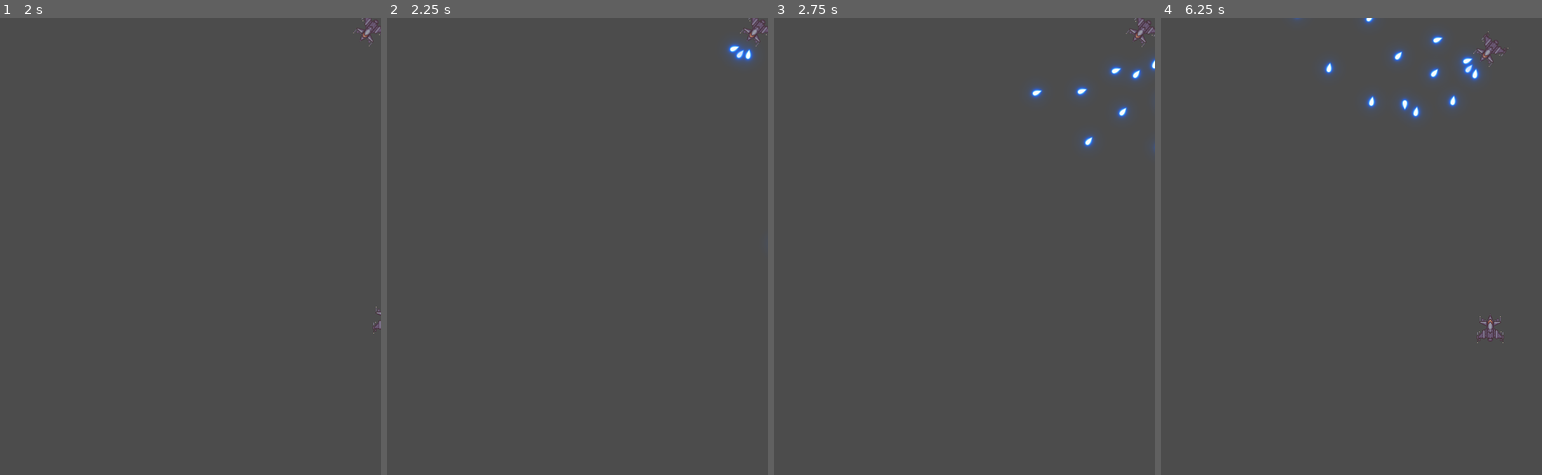
Above: before the commit, frames 1-4 (left to right).
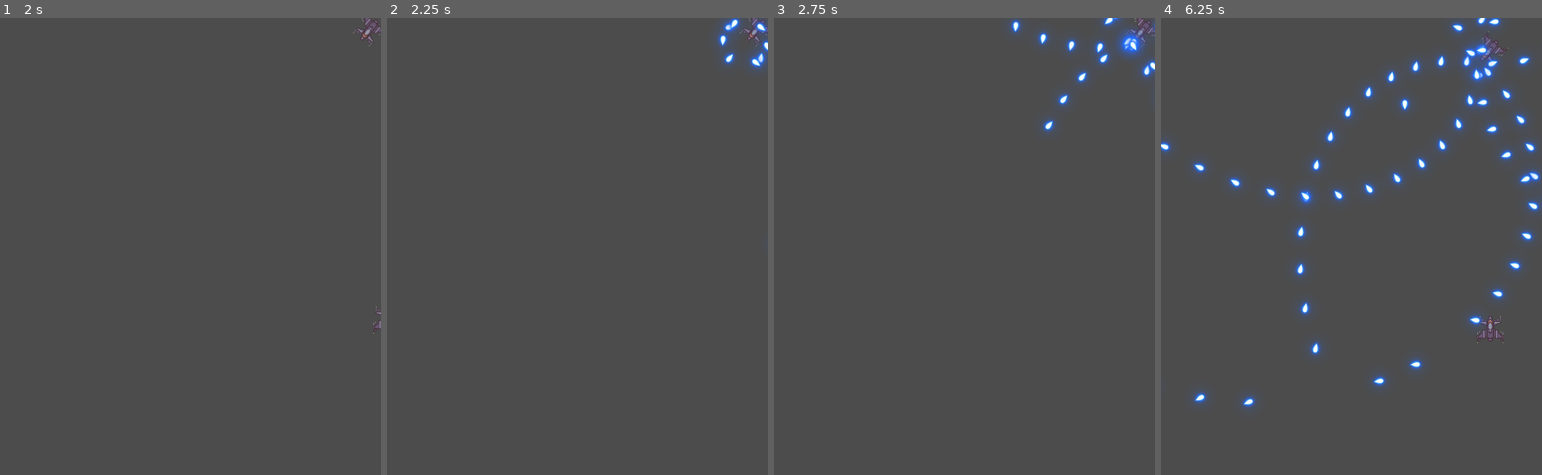
Above: after the commit, the same moments.

Repository: bondrewd0/Pv3-Final
Game: Godot game, scene res://Scenes/TestLevel.tscn
Same seed, same stepped clock (60 frames per second), same inputs: the game is played once before the commit and once after it.
Inputs (mouse positions are in pixels of both pictures, inside the frame that each line leads up to):
- Up to frame 1 (2 s): tap Enter at 0.5 s; move the mouse to (274, 223) at 0.52 s; press the mouse at (274, 223) at 0.53 s; hold D (Right) 0.53-1.28 s; move the mouse to (114, 269) at 1.27 s; release the mouse at (114, 269) at 1.28 s; hold S (Down) from 1.28 s (still down); click (114, 269) at 1.35 s
- Up to frame 2 (2.25 s): tap Space at 2 s; move the mouse to (615, 145) at 2.02 s; release S (Down) at 2.03 s; press the mouse at (615, 145) at 2.03 s; hold D (Right) from 2.03 s (still down)
- Up to frame 3 (2.75 s): keep holding D (Right)
- Up to frame 4 (6.25 s): move the mouse to (1332, 337) at 2.77 s; release D (Right) at 2.78 s; release the mouse at (1332, 337) at 2.78 s; hold W (Up) 2.78-3.53 s; click (1332, 337) at 2.85 s; move the mouse to (1465, 315) at 3.52 s; press the mouse at (1465, 315) at 3.53 s; hold A (Left) 3.53-5.03 s; move the mouse to (1237, 177) at 4.27 s; release the mouse at (1237, 177) at 4.28 s; click (1237, 177) at 4.35 s; move the mouse to (1370, 246) at 5.02 s; press the mouse at (1370, 246) at 5.03 s; hold S (Down) 5.03-5.78 s; move the mouse to (1294, 132) at 5.77 s; release the mouse at (1294, 132) at 5.78 s; hold D (Right) from 5.78 s (still down); click (1294, 132) at 5.85 s

Frame 1 is identical in both runs. In frame 2, 0.8% of the frame differs, in the area x 86-100%, y 0-12%; in frame 3, 1.9%; in frame 4, 5.4%, in the area x 0-100%, y 0-86%.

Commit message:
flower pattern

Diff:
--- a/Scenes/Enemy.tscn
+++ b/Scenes/Enemy.tscn
@@ -19,10 +19,6 @@
 [node name="Fire" type="Timer" parent="."]
 wait_time = 1.5
 
-[node name="TargetDir" type="Position2D" parent="."]
-position = Vector2( 0, -50 )
-rotation = 3.14159
-
 [node name="StateChanger" type="Timer" parent="."]
 wait_time = 1.5
 autostart = true
@@ -36,7 +32,5 @@
 
 [node name="Movement" type="Tween" parent="."]
 
-[node name="VisibilityNotifier2D" type="VisibilityNotifier2D" parent="."]
-
 [connection signal="timeout" from="Fire" to="." method="_on_Fire_timeout"]
 [connection signal="timeout" from="StateChanger" to="." method="_on_StateChanger_timeout"]
--- a/Scripts/Bullet.gd
+++ b/Scripts/Bullet.gd
@@ -17,11 +17,12 @@
 	self.position+=dir*speed*delta
 	if($RayCast2D.is_colliding()):
 		var collid=$RayCast2D.get_collider()
-		if(collid.type=='Enemy' && type=='PlayerBullet'):
-			collid._destroy()
-			queue_free()
-		if(type=='EnemyBullet' && collid.type=='Player'):
-			queue_free()
+		if collid!=null:
+			if(collid.type=='Enemy' && type=='PlayerBullet'):
+				collid._destroy()
+				queue_free()
+			if(type=='EnemyBullet' && collid.type=='Player'):
+				queue_free()
 
 
 
--- a/Scripts/Enemy.gd
+++ b/Scripts/Enemy.gd
@@ -8,7 +8,6 @@
 onready var changeState=$StateChanger
 onready var fireRef=$Fire
 onready var playerRef=get_parent().get_node('Player')
-onready var targetRef=$TargetDir
 onready var tween=$Movement
 var bulletScene=preload("res://Scenes/Bullet.tscn")
 
@@ -20,11 +19,20 @@
 var moreRefPoints=[
 	Position2D.new(),
 	Position2D.new(),
+	Position2D.new(),
+	Position2D.new()
+]
+var reverseRefPoints=[
+	Position2D.new(),
+	Position2D.new(),
+	Position2D.new(),
 	Position2D.new()
 ]
 var rotatorRef= Node2D.new()
+var reverseRotator=Node2D.new()
 # Called when the node enters the scene tree for the first time.
 func _ready():
+	print(attackType)
 	moreRefPoints[0].position=Vector2(0,-50)
 	fireRef.start(fireRate)
 	match attackType:
@@ -42,6 +50,25 @@
 			moreRefPoints[2].position=Vector2(-40,-50)
 			rotatorRef.add_child(moreRefPoints[2])
 			tween.interpolate_property(self,'position',position,finalPos,10,Tween.TRANS_CIRC,Tween.EASE_IN)
+		4:
+			add_child(reverseRotator)
+			add_child(rotatorRef)
+			rotatorRef.add_child(moreRefPoints[0])
+			moreRefPoints[1].position=Vector2(50,0)
+			rotatorRef.add_child(moreRefPoints[1])
+			moreRefPoints[2].position=Vector2(-50,0)
+			rotatorRef.add_child(moreRefPoints[2])
+			moreRefPoints[3].position=Vector2(0,50)
+			rotatorRef.add_child(moreRefPoints[3])
+			reverseRefPoints[0].position=Vector2(50,-25)
+			reverseRotator.add_child(reverseRefPoints[0])
+			reverseRefPoints[1].position=Vector2(50,25)
+			reverseRotator.add_child(reverseRefPoints[1])
+			reverseRefPoints[2].position=Vector2(-50,25)
+			reverseRotator.add_child(reverseRefPoints[2])
+			reverseRefPoints[3].position=Vector2(-50,-25)
+			reverseRotator.add_child(reverseRefPoints[3])
+			tween.interpolate_property(self,'position',position,finalPos,10,Tween.TRANS_CIRC,Tween.EASE_IN)
 	tween.start()
 
 # Called every frame. 'delta' is the elapsed time since the previous frame.
@@ -52,7 +79,7 @@
 			_fan_Rotation()
 		1:
 			_lockOn_Player()
-		3:
+		3,4:
 			_rotate_RefPoints()
 	_out_Of_View()
 
@@ -88,13 +115,49 @@
 	bulletIns3.type='EnemyBullet'
 	bulletIns3.speed=300
 	get_parent().add_child(bulletIns3)
-
+	if(attackType==4):
+		var bulletIns4=bulletScene.instance()
+		bulletIns4.position=bulletSpwan.global_position
+		bulletIns4.rotation=rotatorRef.rotation
+		bulletIns4.dir=Vector2(reverseRefPoints[0].global_position.x-self.global_position.x,reverseRefPoints[0].global_position.y-self.global_position.y).normalized()
+		bulletIns4.type='EnemyBullet'
+		bulletIns4.speed=300
+		get_parent().add_child(bulletIns4)
+		var bulletIns5=bulletScene.instance()
+		bulletIns5.position=bulletSpwan.global_position
+		bulletIns5.rotation=rotatorRef.rotation-1
+		bulletIns5.dir=Vector2(moreRefPoints[3].global_position.x-self.global_position.x,moreRefPoints[3].global_position.y-self.global_position.y).normalized()
+		bulletIns5.type='EnemyBullet'
+		bulletIns5.speed=300
+		get_parent().add_child(bulletIns5)
+		var bulletIns6=bulletScene.instance()
+		bulletIns6.position=bulletSpwan.global_position
+		bulletIns6.rotation=rotatorRef.rotation+0.5
+		bulletIns6.dir=Vector2(reverseRefPoints[1].global_position.x-self.global_position.x,reverseRefPoints[1].global_position.y-self.global_position.y).normalized()
+		bulletIns6.type='EnemyBullet'
+		bulletIns6.speed=300
+		get_parent().add_child(bulletIns6)
+		var bulletIns7=bulletScene.instance()
+		bulletIns7.position=bulletSpwan.global_position
+		bulletIns7.rotation=rotatorRef.rotation-0.5
+		bulletIns7.dir=Vector2(reverseRefPoints[2].global_position.x-self.global_position.x,reverseRefPoints[2].global_position.y-self.global_position.y).normalized()
+		bulletIns7.type='EnemyBullet'
+		bulletIns7.speed=300
+		get_parent().add_child(bulletIns7)
+		var bulletIns8=bulletScene.instance()
+		bulletIns8.position=bulletSpwan.global_position
+		bulletIns8.rotation=rotatorRef.rotation-1
+		bulletIns8.dir=Vector2(reverseRefPoints[3].global_position.x-self.global_position.x,reverseRefPoints[3].global_position.y-self.global_position.y).normalized()
+		bulletIns8.type='EnemyBullet'
+		bulletIns8.speed=300
+		get_parent().add_child(bulletIns8)
 
 func _on_Fire_timeout():
-	if attackType==0 ||attackType==1  :
-		_spawn_Normal_Bullets()
-	if attackType==2 || attackType==3:
-		_spawn_Multiple_Bullets()
+	match attackType:
+		0, 1 :
+			_spawn_Normal_Bullets()
+		2,3,4:
+			_spawn_Multiple_Bullets()
 
 
 func _on_StateChanger_timeout():
@@ -117,7 +180,9 @@
 	rotation = clamp(rotation, deg2rad(150), deg2rad(220))
 
 func _rotate_RefPoints():
-	rotatorRef.rotate(0.5)
+	rotatorRef.rotate(0.01)
+	if(attackType==4):
+		reverseRotator.rotate(-0.01)
 
 
 func _lockOn_Player():
@@ -129,27 +194,3 @@
 		queue_free()
 	if(position.y<-20 || position.y>740):
 		queue_free()
-
-
-func _splash_Pattern():
-	var bulletIns1=bulletScene.instance()
-	bulletIns1.position=bulletSpwan.global_position
-	bulletIns1.rotation=rotatorRef.rotation
-	bulletIns1.dir=Vector2(moreRefPoints[0].global_position.x-self.global_position.x,moreRefPoints[0].global_position.y-self.global_position.y).normalized()
-	bulletIns1.type='EnemyBullet'
-	bulletIns1.speed=300
-	get_parent().add_child(bulletIns1)
-	var bulletIns2=bulletScene.instance()
-	bulletIns2.position=bulletSpwan.global_position
-	bulletIns2.rotation=rotatorRef.rotation+0.5
-	bulletIns2.dir=Vector2(moreRefPoints[1].global_position.x-self.global_position.x,moreRefPoints[1].global_position.y-self.global_position.y).normalized()
-	bulletIns2.type='EnemyBullet'
-	bulletIns2.speed=300
-	get_parent().add_child(bulletIns2)
-	var bulletIns3=bulletScene.instance()
-	bulletIns3.position=bulletSpwan.global_position
-	bulletIns3.rotation=rotatorRef.rotation-0.5
-	bulletIns3.dir=Vector2(moreRefPoints[2].global_position.x-self.global_position.x,moreRefPoints[2].global_position.y-self.global_position.y).normalized()
-	bulletIns3.type='EnemyBullet'
-	bulletIns3.speed=300
-	get_parent().add_child(bulletIns3)
--- a/Scripts/LevelManager.gd
+++ b/Scripts/LevelManager.gd
@@ -45,11 +45,11 @@
 func _on_WaveSpawner_timeout():
 	posSelector=int(rand_range(-1,6))
 	_spawn_Enemies()
-	waveTimer.start(5)
+	waveTimer.start(10)
 
 func _spawn_Enemies():
 	var enemyIns=enemyScene.instance()
-	enemyIns.attackType=int(rand_range(-1,4))
+	enemyIns.attackType=int(rand_range(-1,5))
 
 	enemyIns.position=positions[posSelector]
 	match(posSelector):
@@ -66,6 +66,7 @@
 		5:
 			enemyIns.finalPos=Vector2(500,-100)
 	enemyIns.fireRate=0.5
-	if(enemyIns.attackType==3):
-		enemyIns.fireRate=0.2
+	enemyIns.attackType=4
+	if(enemyIns.attackType==3 || enemyIns.attackType==4):
+		enemyIns.fireRate=0.15
 	add_child(enemyIns)
